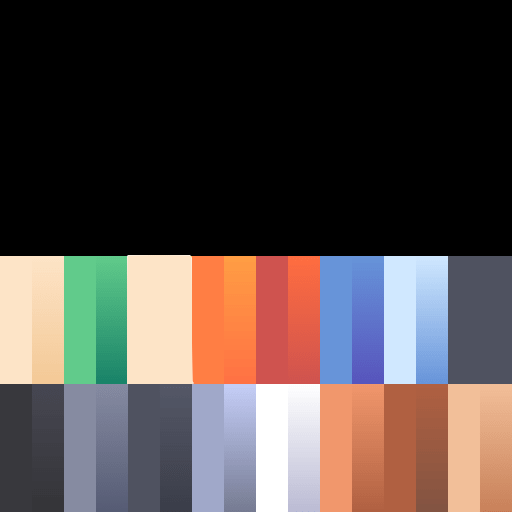
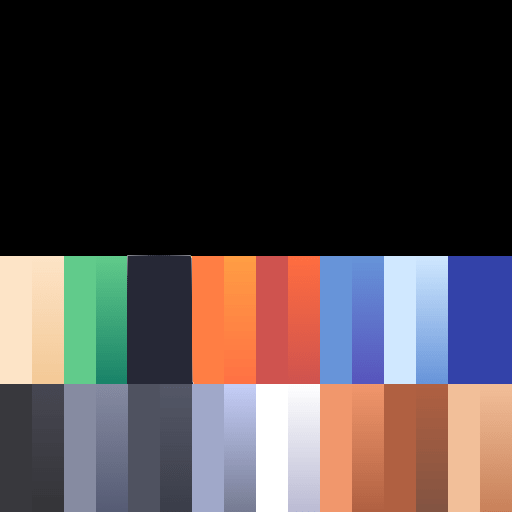
Layered file, before and after one edit (512×512). Changes by layer:
painted on "Sides" over box(448, 256, 512, 384)
painted on "Ground" over box(127, 255, 193, 384)
